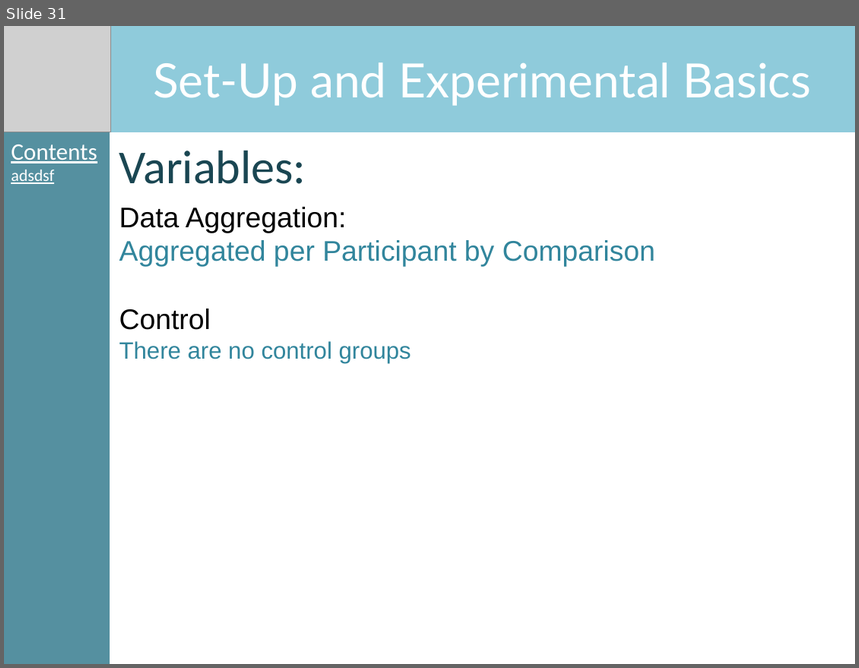
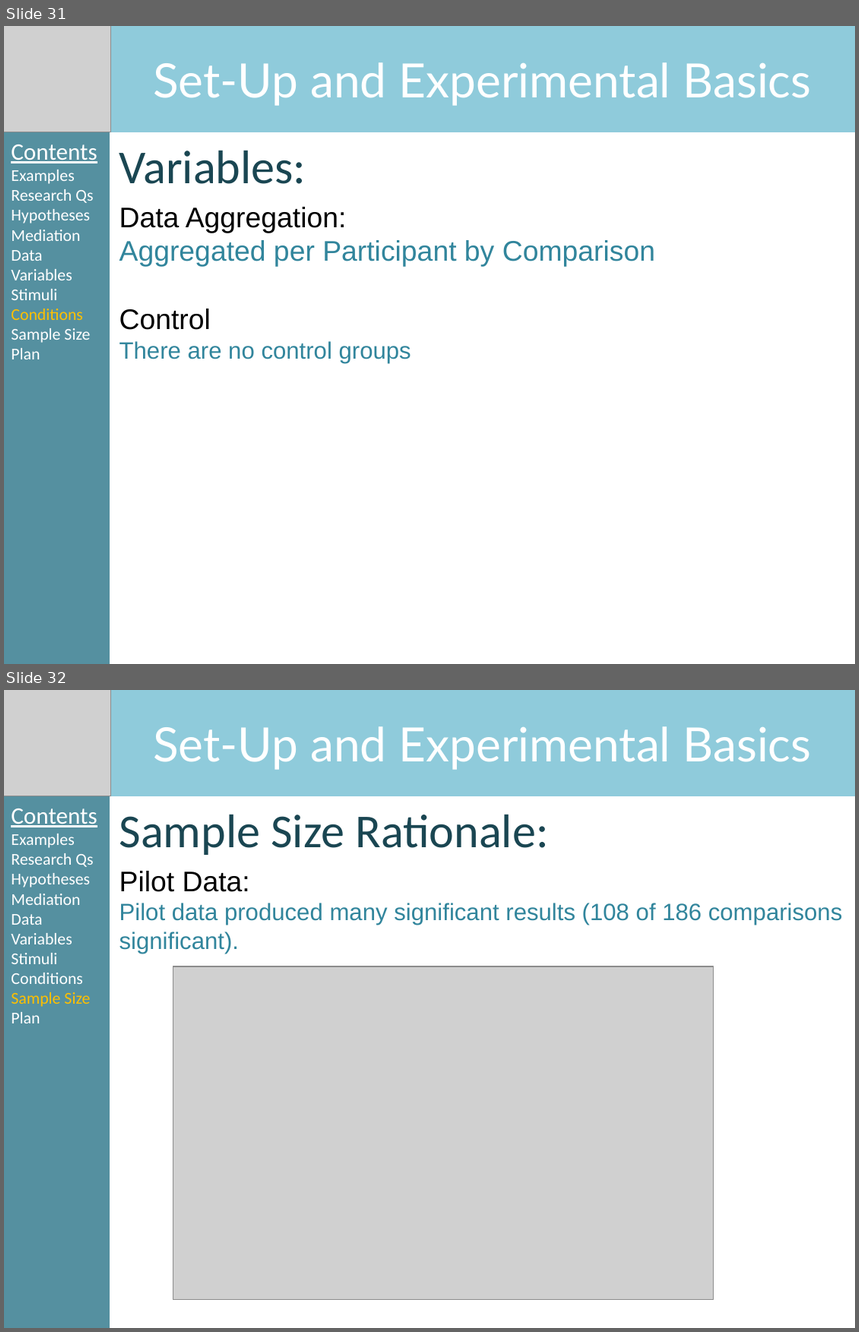
Before and after one commit to hecticdialectic/STE-PHEN, a slide deck: summer_school_sessions/3_Experimental_setup/Summer School - Experimental Basics.pptx. Shown one above the other, each under a label of ours: slide 31 before the commit, slides 31 and 32 after it. The pictures are 859x668 and 859x1332 pixels, drawn with LibreOffice and Linux fonts; fonts in the diff are those of the drawing; grey boxes stand for pictures; background and template pictures are left out. Boxes give left, top, right and bottom in pixels: in the first picture for what was removed or moved away, otherwise in the second. Text is boxed around its words. In the diff, an @@ line names an element or a change of style, - is before the commit and + after.

```diff
--- a/summer_school_sessions/3_Experimental_setup/Summer School - Experimental Basics.pptx
+++ b/summer_school_sessions/3_Experimental_setup/Summer School - Experimental Basics.pptx
@@ slide 32 added at [4,690,855,1328], background picture (left out) @@
@@ rectangle added at [4,690,110,796], fill #73BED3 at 80% opacity @@
@@ rectangle added at [4,690,110,1328], fill #2B7589 at 80% opacity @@
@@ picture added at [4,690,111,796] @@
@@ rectangle added at [110,690,855,796], fill #73BED3 at 80% opacity, 40 pt, text #FFFFFF @@
+Set-Up and Experimental Basics
@@ text added at [11,809,97,1024], 14 pt, text #FFFFFF @@
+Contents
+Examples
+Research Qs
+Hypotheses
+Mediation
+Data
+Variables
+Stimuli
+Conditions
+Sample Size
+Plan
@@ text added at [120,814,548,855], 40 pt, text #1A4652 @@
+Sample Size Rationale:
@@ text added at [120,871,843,954], 20 pt, text #31859C @@
+Pilot Data:
+Pilot data produced many significant results (108 of 186 comparisons significant).
@@ picture added at [173,967,714,1300] @@
@@ slide 31 changed as well @@
@@ text removed at [11,145,97,184] @@
-Contents
-adsdsf
@@ text added at [11,145,97,360], 14 pt, text #FFFFFF @@
+Contents
+Examples
+Research Qs
+Hypotheses
+Mediation
+Data
+Variables
+Stimuli
+Conditions
+Sample Size
+Plan
```
Also in this commit, not shown: 35 other slides changed, 3 other files.
